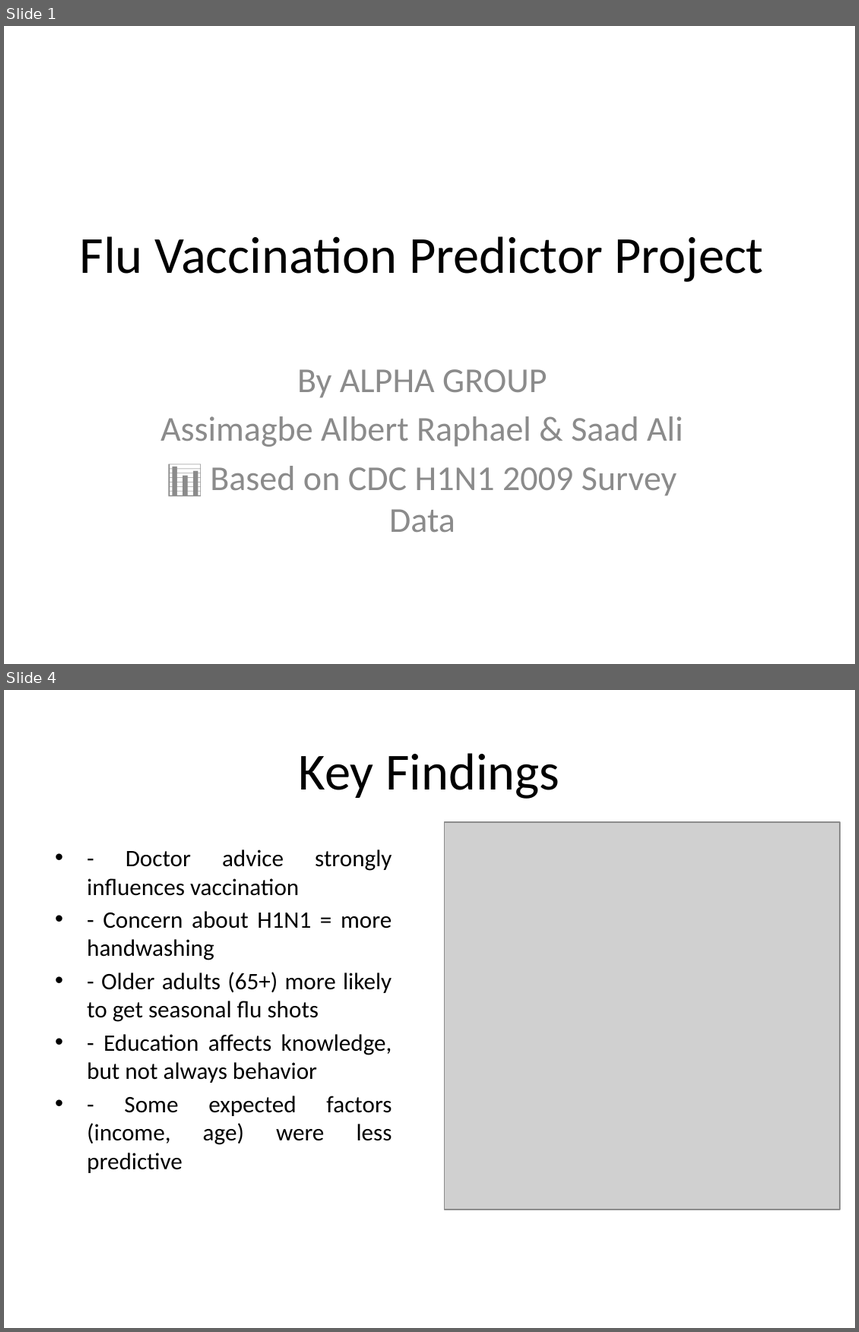
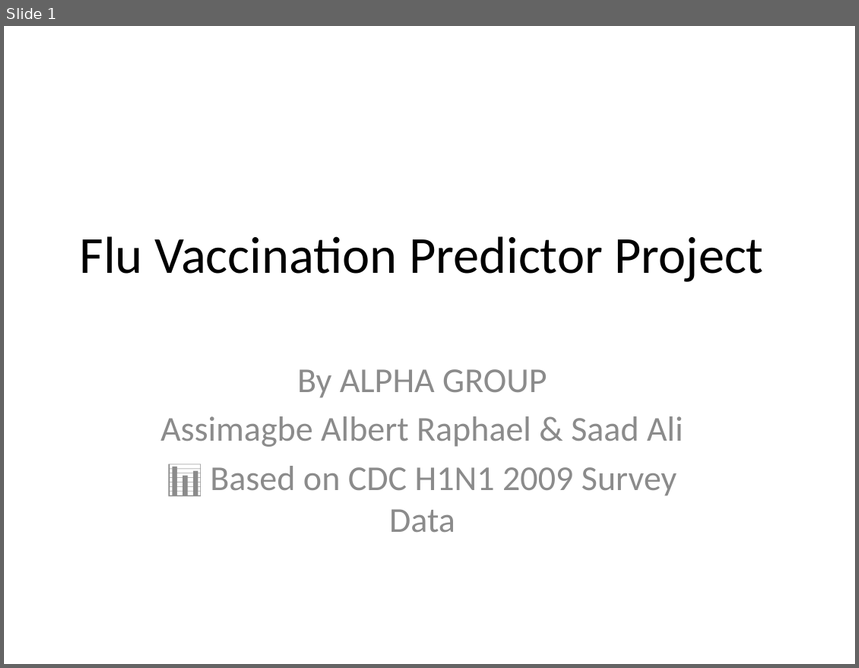
Before and after one commit to albert-raphael/alpha-group, a slide deck: documents/Flu_Vaccination_Predictor_Presentation.pptx. Shown one above the other, each under a label of ours: slides 1 and 4 before the commit, slide 1 after it; the slides between them are not shown. The pictures are 859x1332 and 859x668 pixels, drawn with LibreOffice and Linux fonts; fonts in the diff are those of the drawing; grey boxes stand for pictures. Boxes give left, top, right and bottom in pixels: in the first picture for what was removed or moved away, otherwise in the second. Text is boxed around its words. In the diff, an @@ line names an element or a change of style, - is before the commit and + after.

```diff
--- a/documents/Flu_Vaccination_Predictor_Presentation.pptx
+++ b/documents/Flu_Vaccination_Predictor_Presentation.pptx
@@ slide 4 removed at [4, 690, 855, 1328], background #FFFFFF @@
@@ title removed at [299, 753, 560, 799] @@
-Key Findings
@@ picture removed at [445, 822, 841, 1209] @@
@@ text removed at [87, 850, 392, 1173] @@
-• - Doctor advice strongly influences vaccination
-• - Concern about H1N1 = more handwashing
-• - Older adults (65+) more likely to get seasonal flu shots
-• - Education affects knowledge, but not always behavior
-• - Some expected factors (income, age) were less predictive
```
Also in this commit, not shown: 4 slides changed, 6 slides added, 1 other slide removed, 1 other file.
